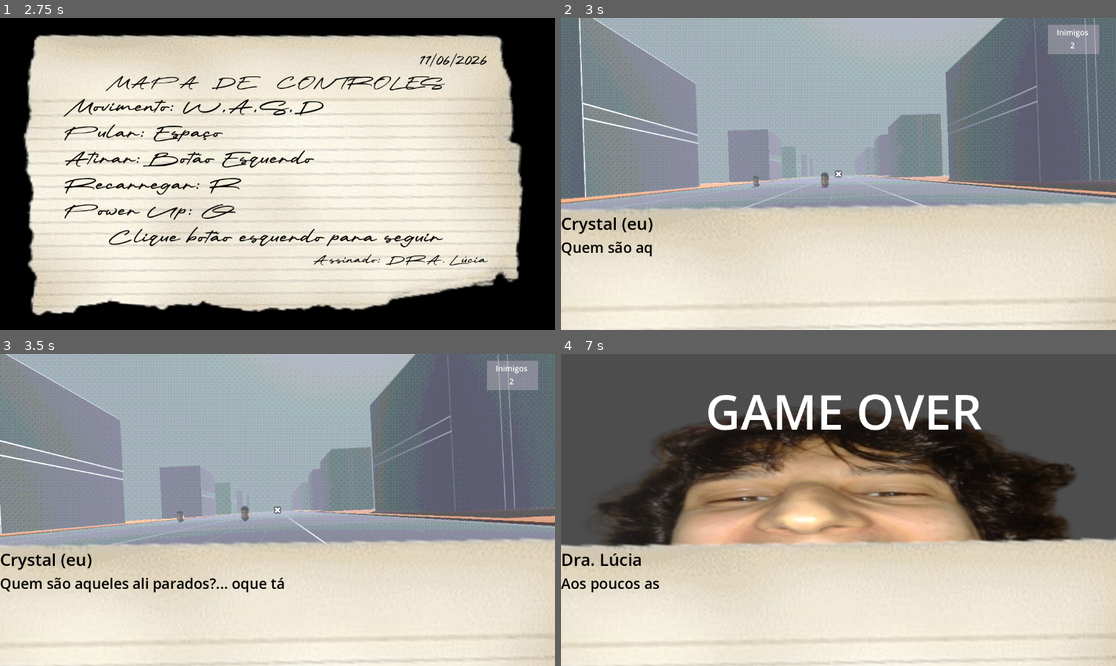
Above: before the commit, frames 1-4 (two rows, left to right).
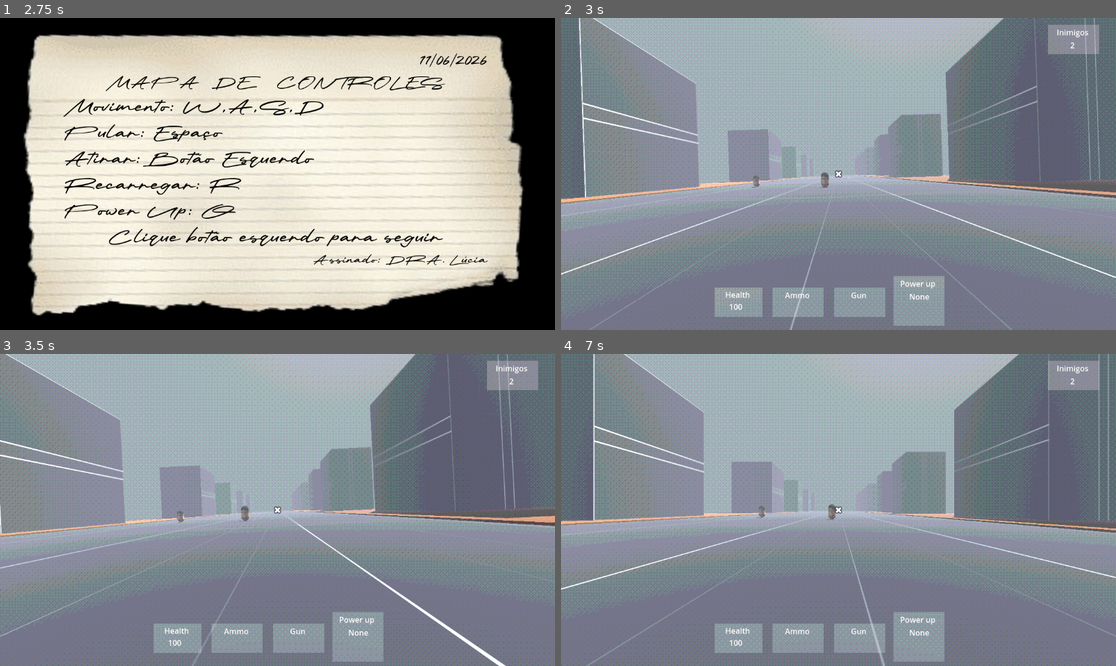
Above: after the commit, the same moments.

Repository: felipepreuss/mnemonic.dream
Game: Godot game, scene res://Scenes/main_menu.tscn
Same seed, same stepped clock (60 frames per second), same inputs: the game is played once before the commit and once after it. The engine's default icon, where the game draws it, is replaced by a stand-in: a white triangle on a blue panel in a dark square. Sound files missing from this copy of the repository are replaced by a short silence.
Inputs (mouse positions are in pixels of both pictures, inside the frame that each line leads up to):
- Up to frame 1 (2.75 s): click "LOAD" at 0.5 s; click (22, 33) at 1.25 s; click "PLAY" at 2 s
- Up to frame 2 (3 s): tap Enter at 2.75 s; move the mouse to (960, 158) at 2.77 s; press the mouse at (960, 158) at 2.78 s; hold D (Right) from 2.78 s (still down)
- Up to frame 3 (3.5 s): keep holding D (Right); tap Space (Jump) at 3.02 s
- Up to frame 4 (7 s): move the mouse to (810, 510) at 3.52 s; release D (Right) at 3.53 s; release the mouse at (810, 510) at 3.53 s; hold W (Forward) 3.53-6.5 s; click (810, 510) at 3.6 s; tap Space (Jump) at 3.77, 5.27, 6.02 s; move the mouse to (849, 503) at 4.27 s; press the mouse at (849, 503) at 4.28 s; tap Q (Q) at 4.35 s; move the mouse to (832, 516) at 5.02 s; release the mouse at (832, 516) at 5.03 s; tap 0 at 5.1 s; click (832, 516) at 5.3 s; move the mouse to (877, 513) at 5.77 s; press the mouse at (877, 513) at 5.78 s; tap F11 (botão da morte mortal) at 6.4 s; release the mouse at (877, 513) at 6.5 s; click "LOAD" at 6.5 s

Frame 1 is identical in both runs. In frame 2, 40% of the frame differs, in the area x 0-100%, y 59-100%; in frame 3, 40%; in frame 4, 100%, in the area x 0-100%, y 0-100%.

Commit message:
melee pt 1

Diff:
--- /dev/null
+++ b/Scenes/taco.gd
@@ -0,0 +1,14 @@
+extends WeaponsManager
+
+@onready var animation_player = $"Taco de baseball/AnimationPlayer"
+
+
+func _physics_process(delta):
+
+	if Input.is_action_pressed("Left-Click") && melee:
+		animation_player.play("attack")
+
+		if animation_player:
+			animation_player.queue("idle")
+func _on_area_3d_body_entered(body):
+	pass # Replace with function body.
--- a/Scenes/taco.tscn
+++ b/Scenes/taco.tscn
@@ -1,7 +1,120 @@
-[gd_scene load_steps=2 format=3 uid="uid://cyoyq5ejonka2"]
+[gd_scene load_steps=8 format=3 uid="uid://cyoyq5ejonka2"]
 
 [ext_resource type="PackedScene" uid="uid://c3m0wkotsvjv8" path="res://Assets/Guns/Taco de baseball.glb" id="1_esccj"]
+[ext_resource type="Script" uid="uid://ca0uwaxt38p1f" path="res://Scenes/taco.gd" id="1_hnl0q"]
+
+[sub_resource type="Animation" id="Animation_esccj"]
+resource_name = "idle"
+length = 1.5
+loop_mode = 1
+tracks/0/type = "value"
+tracks/0/imported = false
+tracks/0/enabled = true
+tracks/0/path = NodePath(".:rotation")
+tracks/0/interp = 1
+tracks/0/loop_wrap = true
+tracks/0/keys = {
+"times": PackedFloat32Array(0, 0.250431, 0.764829),
+"transitions": PackedFloat32Array(1, 1, 1),
+"update": 0,
+"values": [Vector3(0, 0, 0), Vector3(0, 0, 0.246091), Vector3(0, 0, 0.108856)]
+}
+tracks/1/type = "value"
+tracks/1/imported = false
+tracks/1/enabled = true
+tracks/1/path = NodePath(".:position")
+tracks/1/interp = 1
+tracks/1/loop_wrap = true
+tracks/1/keys = {
+"times": PackedFloat32Array(0.02, 0.527935, 1.17093, 1.43333),
+"transitions": PackedFloat32Array(1, 1, 1, 1),
+"update": 0,
+"values": [Vector3(0, 0, 0), Vector3(0, -0.0879073, 0), Vector3(0, 0.00471497, 0), Vector3(0, -0.0780402, 0)]
+}
+
+[sub_resource type="Animation" id="Animation_hnl0q"]
+length = 0.001
+tracks/0/type = "value"
+tracks/0/imported = false
+tracks/0/enabled = true
+tracks/0/path = NodePath(".:rotation")
+tracks/0/interp = 1
+tracks/0/loop_wrap = true
+tracks/0/keys = {
+"times": PackedFloat32Array(0),
+"transitions": PackedFloat32Array(1),
+"update": 0,
+"values": [Vector3(0, 0, 0)]
+}
+tracks/1/type = "value"
+tracks/1/imported = false
+tracks/1/enabled = true
+tracks/1/path = NodePath(".:position")
+tracks/1/interp = 1
+tracks/1/loop_wrap = true
+tracks/1/keys = {
+"times": PackedFloat32Array(0),
+"transitions": PackedFloat32Array(1),
+"update": 0,
+"values": [Vector3(0, 0, 0)]
+}
+
+[sub_resource type="Animation" id="Animation_gh5bb"]
+resource_name = "attack"
+length = 0.6
+tracks/0/type = "value"
+tracks/0/imported = false
+tracks/0/enabled = true
+tracks/0/path = NodePath(".:position")
+tracks/0/interp = 1
+tracks/0/loop_wrap = true
+tracks/0/keys = {
+"times": PackedFloat32Array(0, 0.324883),
+"transitions": PackedFloat32Array(1, 1),
+"update": 0,
+"values": [Vector3(0, 0, 0), Vector3(0, 0.192258, 0)]
+}
+tracks/1/type = "value"
+tracks/1/imported = false
+tracks/1/enabled = true
+tracks/1/path = NodePath(".:rotation")
+tracks/1/interp = 1
+tracks/1/loop_wrap = true
+tracks/1/keys = {
+"times": PackedFloat32Array(0, 0.1, 0.366667, 0.533333),
+"transitions": PackedFloat32Array(1, 1, 1, 1),
+"update": 0,
+"values": [Vector3(0, 0, 0), Vector3(0.49309, 0, 0), Vector3(0.695671, 0, 0), Vector3(-1.94327, 0, 0)]
+}
+
+[sub_resource type="AnimationLibrary" id="AnimationLibrary_gh5bb"]
+_data = {
+&"RESET": SubResource("Animation_hnl0q"),
+&"attack": SubResource("Animation_gh5bb"),
+&"idle": SubResource("Animation_esccj")
+}
+
+[sub_resource type="CapsuleShape3D" id="CapsuleShape3D_hnl0q"]
+radius = 0.1
+height = 1.69536
 
 [node name="Node3D" type="Node3D"]
+script = ExtResource("1_hnl0q")
+have_ammo = false
+melee = true
+metadata/_custom_type_script = "uid://cme4um2042nwv"
 
 [node name="Taco de baseball" parent="." instance=ExtResource("1_esccj")]
+transform = Transform3D(1, 0, 0, 0, 1, 0, 0, 0, 1, 0, 0, 0)
+
+[node name="AnimationPlayer" type="AnimationPlayer" parent="Taco de baseball"]
+libraries = {
+&"": SubResource("AnimationLibrary_gh5bb")
+}
+autoplay = "idle"
+
+[node name="Area3D" type="Area3D" parent="Taco de baseball"]
+
+[node name="CollisionShape3D" type="CollisionShape3D" parent="Taco de baseball/Area3D"]
+transform = Transform3D(1, 0, 0, 0, 1, 0, 0, 0, 1, 0.00426907, 0.491663, -0.0826836)
+shape = SubResource("CapsuleShape3D_hnl0q")
--- a/Script/tutorial.gd
+++ b/Script/tutorial.gd
@@ -5,7 +5,8 @@
 	get_tree().call_group("Enemy","update_target_location", player.global_transform.origin)
 
 func _ready():
-	Dialogue.dialogo = load('res://Script/Dialogos/0.tres')
+	pass
+	#Dialogue.dialogo = load('res://Script/Dialogos/0.tres')
 func _on_area_3d_body_entered(body: Node3D) -> void:
 	if body.name == "player" and Globals.contador == 0:
 		body.reset_powerups()
--- a/Script/weapon_class.gd
+++ b/Script/weapon_class.gd
@@ -9,6 +9,7 @@
 @export var local: Marker3D #muda o nome
 @export var number_balas: int #muda muito o nome
 @export var gun_name: String
+@export var melee = false
 
 var gun_equipped = false
 var current_gun
@@ -21,7 +22,8 @@
 
 
 @export var weapon_scenes : Array[PackedScene] = [ # muda pra export pq vai ficar mais leve
-	load("res://Scenes/pistol.tscn")
+	load("res://Scenes/pistol.tscn"),
+	load("res://Scenes/taco.tscn")
 ]
 
 func _ready() -> void:
@@ -40,14 +42,14 @@
 			get_new_weapon(load("res://Scenes/shot_gun.tscn"))
 func handle_shooting():
 
-	if current_gun.auto and Input.is_action_pressed("Left-Click") and gun_equipped and current_gun:
+	if current_gun.auto and Input.is_action_pressed("Left-Click") and gun_equipped and current_gun and !melee:
 
 			#ScreenShake.screenShake($"..",1,0.25,1)
 		if current_gun.current_ammo >= current_gun.number_balas && flash:
 			kickb.play('recoil')
 			flash.emitting = true
 	if Input.is_action_just_pressed('Left-Click') and gun_equipped and current_gun:
-		if current_gun.current_ammo >= current_gun.number_balas && flash:
+		if current_gun.current_ammo >= current_gun.number_balas && flash and not current_gun.melee:
 			flash.emitting = true
 			flash.restart()
 			kickb.play('recoil')
Not shown, added: Scenes/taco.gd.uid
